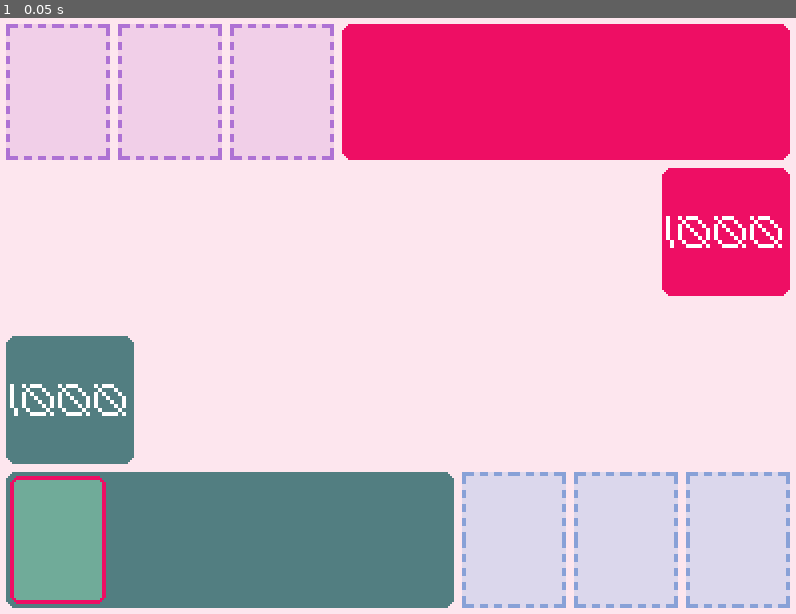
Above: before the commit, frame 1.
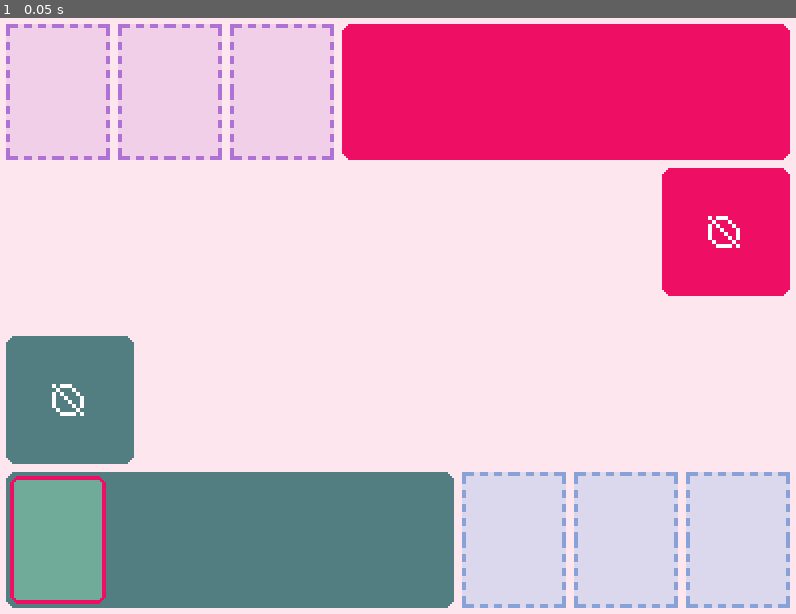
Above: after the commit, the same moment.

Repository: ajulo-awow/shifty_shuffle_new
Game: Godot game, scene res://scenes/managers/game_manager.tscn
Same seed, same stepped clock (60 frames per second), same inputs: the game is played once before the commit and once after it.
Inputs:
- Up to frame 1 (0.05 s): no input

The runs differ from the first frame. In frame 1, 0.6% of the frame differs, in the area x 1-99%, y 33-67%.

Commit message:
fix: fixed weird card scaling when instantiating into hand issue

Diff:
--- a/scenes/managers/game_manager.tscn
+++ b/scenes/managers/game_manager.tscn
@@ -88,7 +88,7 @@
 offset_right = 136.0
 offset_bottom = 448.0
 theme = ExtResource("8_jbdb8")
-text = "1000"
+text = "0"
 horizontal_alignment = 1
 vertical_alignment = 1
 
@@ -99,7 +99,7 @@
 offset_right = 792.0
 offset_bottom = 280.0
 theme = ExtResource("8_jbdb8")
-text = "1000"
+text = "0"
 horizontal_alignment = 1
 vertical_alignment = 1
 
--- a/scripts/managers/player_hand.gd
+++ b/scripts/managers/player_hand.gd
@@ -13,6 +13,7 @@
 
 
 func add_card_to_hand(card, speed):
+	card.scale = Vector2(1, 1)
 	if card not in player_hand:
 		player_hand.insert(0, card)
 		update_hand_pos()
